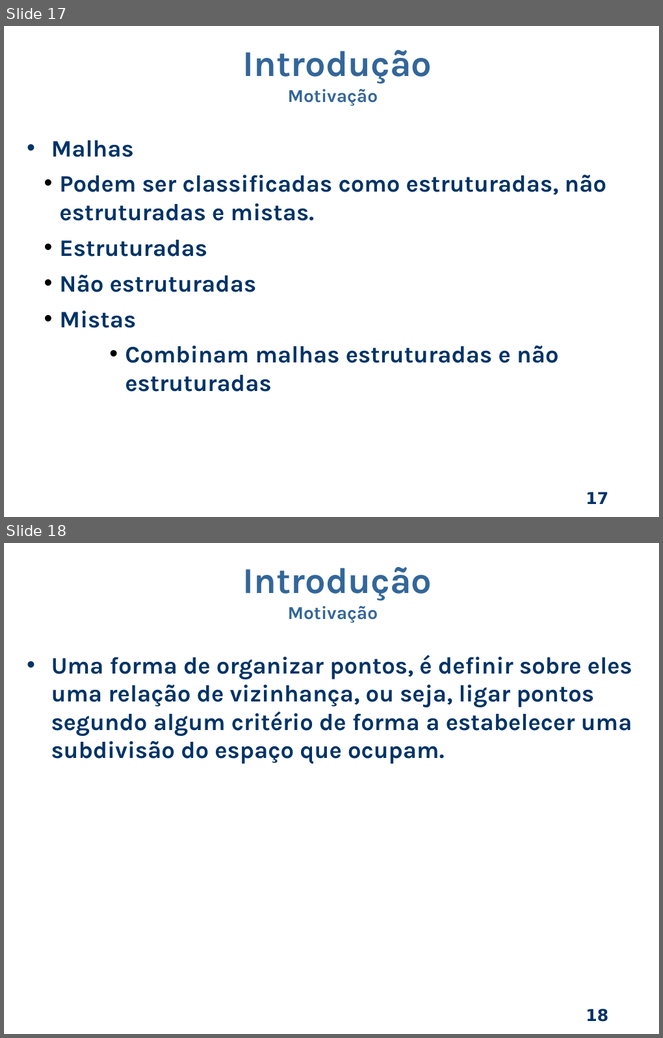
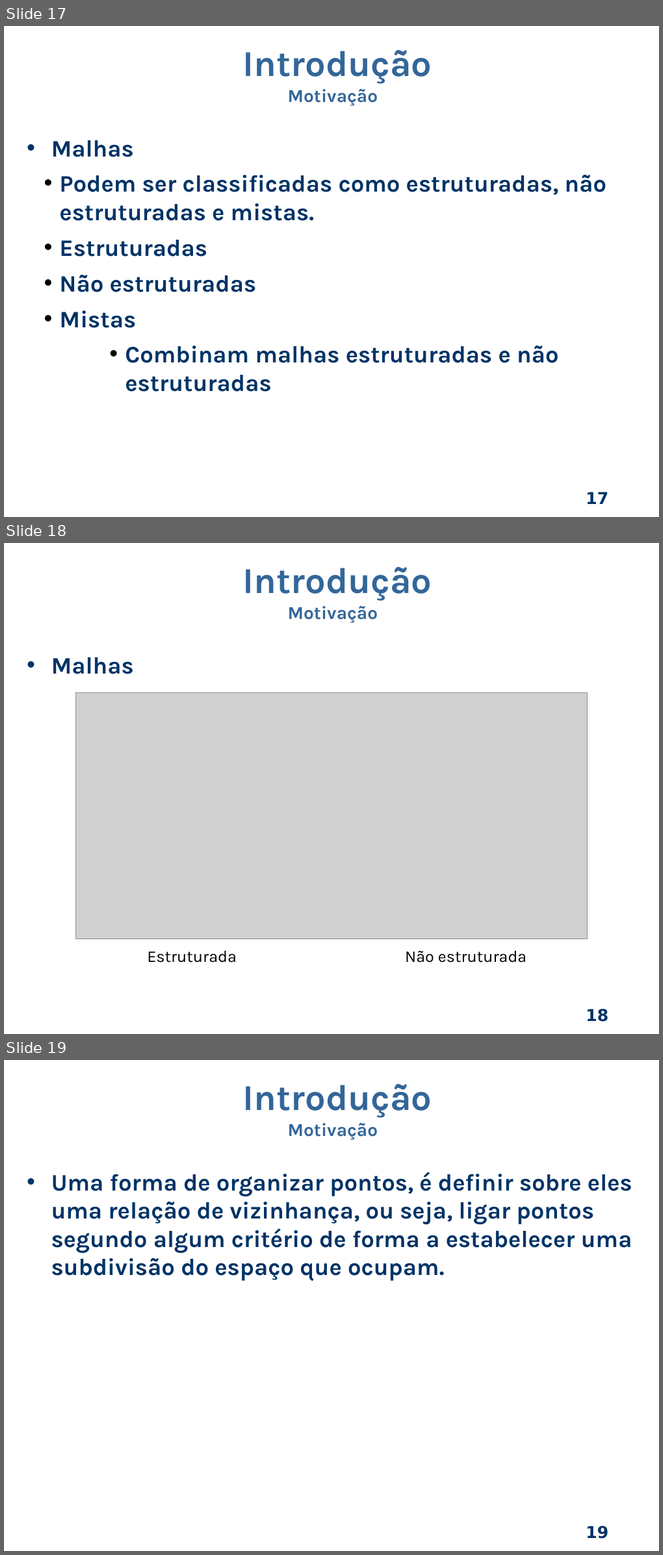
Before and after one commit to dant25/pre-proposta, a slide deck: apresentação/Apresentacao pre.odp. Shown one above the other, each under a label of ours: slides 17 and 18 before the commit, slides 17, 18 and 19 after it. The pictures are 663x1038 and 663x1555 pixels, drawn with LibreOffice and Linux fonts; fonts in the diff are those of the drawing; grey boxes stand for pictures; background and template pictures are left out. Boxes give left, top, right and bottom in pixels: in the first picture for what was removed or moved away, otherwise in the second. Text is boxed around its words. In the diff, an @@ line names an element or a change of style, - is before the commit and + after.

```diff
--- a/apresentação/Apresentacao pre.odp
+++ b/apresentação/Apresentacao pre.odp
@@ slide 18 added at [4, 543, 659, 1034], background picture (left out); not listed: 1 template element that a slide beside it also shows @@
@@ text added at [243, 567, 432, 623], 40 pt, text #336699, bold @@
+Introdução
+Motivação
@@ text added at [51, 657, 134, 674], 26 pt, text #003366, bold @@
+• Malhas
@@ picture added at [76, 693, 587, 939] @@
@@ text added at [147, 951, 237, 963], 18 pt, text #000000 @@
+Estruturada
@@ text added at [405, 951, 527, 963], 18 pt, text #000000 @@
+Não estruturada
@@ what was slide 18 is now slide 19 @@
@@ page number at [586, 1526, 608, 1539]: text changed @@
-18
+19
```
Also in this commit, not shown: 3 slides changed, 6 other slides added, 4 other files.
